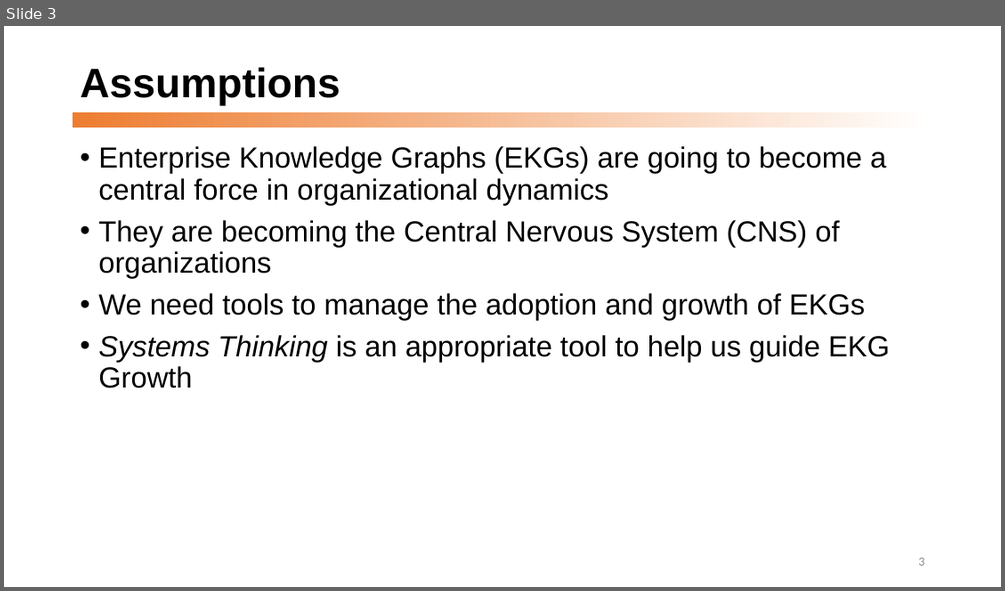
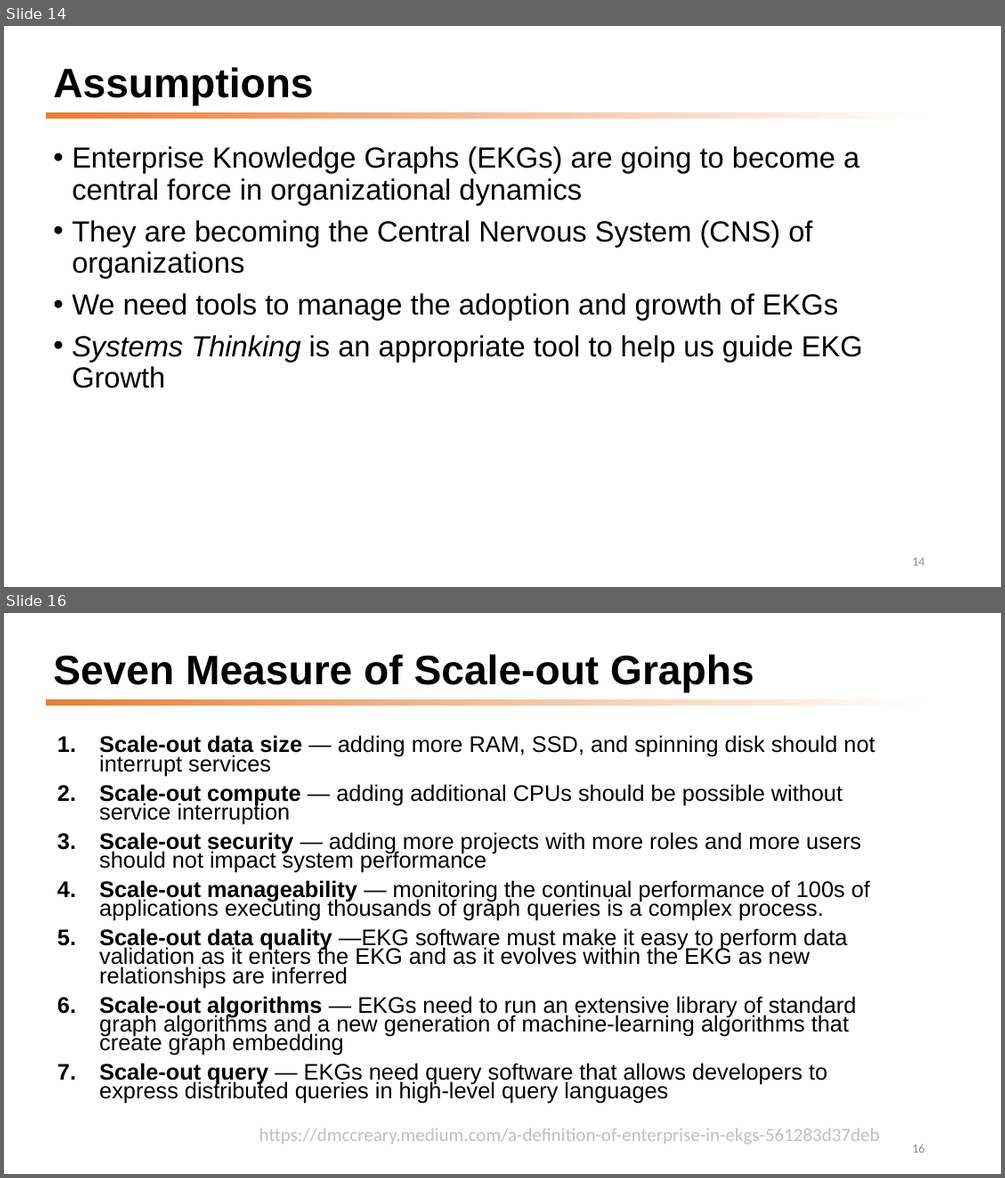
Before and after one commit to dmccreary/graph-systems-thinking, a slide deck: docs/presentations/GST-Half-Day-Workshop-2022.pptx. Shown one above the other, each under a label of ours: slide 3 before the commit, slides 14 and 16 after it; the slides between them are not shown. The pictures are 1005x591 and 1005x1178 pixels, drawn with LibreOffice and Linux fonts; fonts in the diff are those of the drawing. Boxes give left, top, right and bottom in pixels: in the first picture for what was removed or moved away, otherwise in the second. Text is boxed around its words. In the diff, an @@ line names an element or a change of style, - is before the commit and + after.

```diff
--- a/docs/presentations/GST-Half-Day-Workshop-2022.pptx
+++ b/docs/presentations/GST-Half-Day-Workshop-2022.pptx
@@ slide 16 added at (x1=4, y1=613, x2=1001, y2=1174), background #FFFFFF; not listed: 1 template element that a slide beside it also shows @@
@@ title added at (x1=53, y1=654, x2=754, y2=693), 39.6 pt, text #000000, bold @@
+Seven Measure of Scale-out Graphs
@@ text added at (x1=99, y1=735, x2=874, y2=1103), 21.7 pt, text #000000 @@
+1. Scale-out data size — adding more RAM, SSD, and spinning disk should not interrupt services
+2. Scale-out compute — adding additional CPUs should be possible without service interruption
+3. Scale-out security — adding more projects with more roles and more users should not impact system performance
+4. Scale-out manageability — monitoring the continual performance of 100s of applications executing thousands of graph queries is a complex process.
+5. Scale-out data quality —EKG software must make it easy to perform data validation as it enters the EKG and as it evolves within the EKG as new relationships are inferred
+6. Scale-out algorithms — EKGs need to run an extensive library of standard graph algorithms and a new generation of machine-learning algorithms that create graph embedding
+7. Scale-out query — EKGs need query software that allows developers to express distributed queries in high-level query languages
@@ text added at (x1=259, y1=1128, x2=880, y2=1143), 18 pt, text #BFBFBF @@
+https://dmccreary.medium.com/a-definition-of-enterprise-in-ekgs-561283d37deb
@@ page number added at (x1=912, y1=1144, x2=924, y2=1152), 12 pt, text #8C8C8C @@
+16
@@ what was slide 3 is now slide 14 @@
@@ slide 14 changed as well @@
@@ title "Assumptions" moved from (x1=80, y1=67, x2=340, y2=106) to (x1=53, y1=67, x2=313, y2=106) @@
@@ rectangle resized from (x1=73, y1=112, x2=933, y2=127) to (x1=46, y1=112, x2=933, y2=119) @@
@@ text "Enterprise Knowledge Graphs (EKGs) are ..." moved from (x1=98, y1=146, x2=890, y2=388) to (x1=72, y1=146, x2=863, y2=388) @@
@@ page number at (x1=912, y1=557, x2=924, y2=565): text changed @@
-3
+14
```
Also in this commit, not shown: 10 other slides changed, 41 other slides added, 1 other file.
